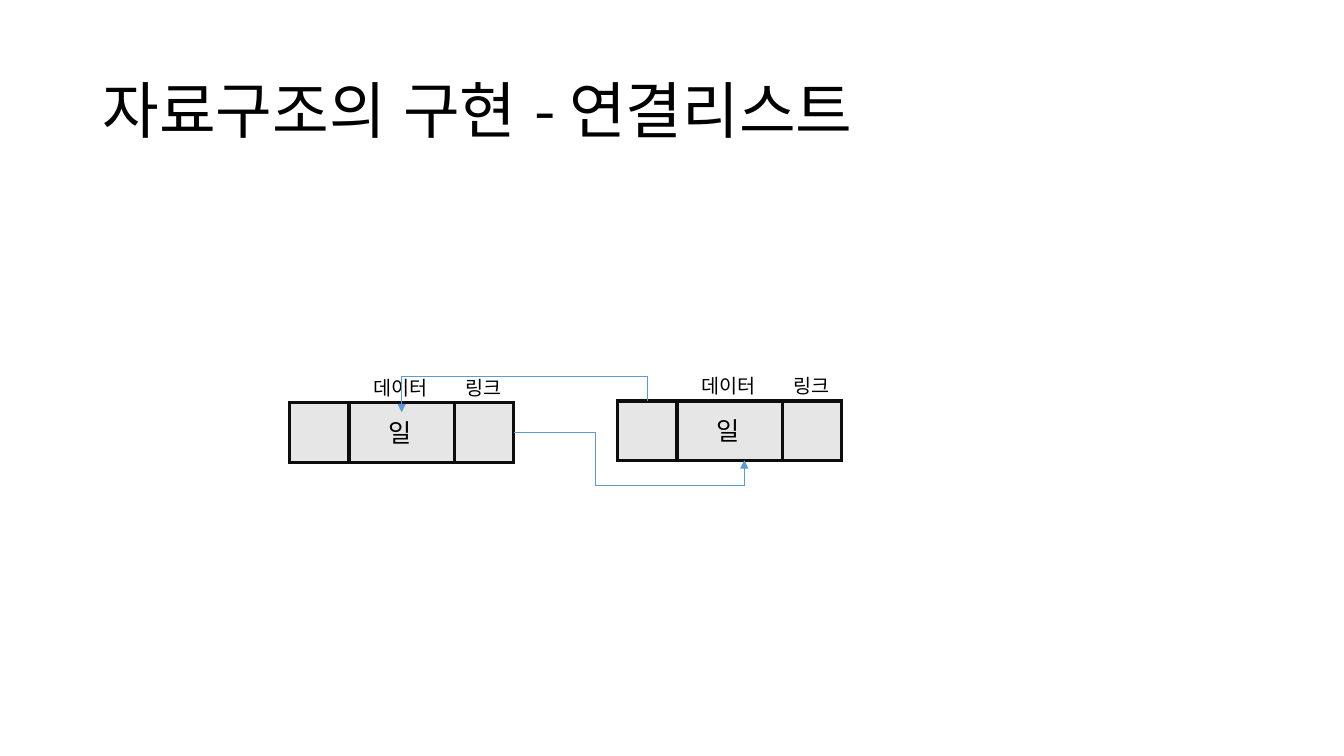
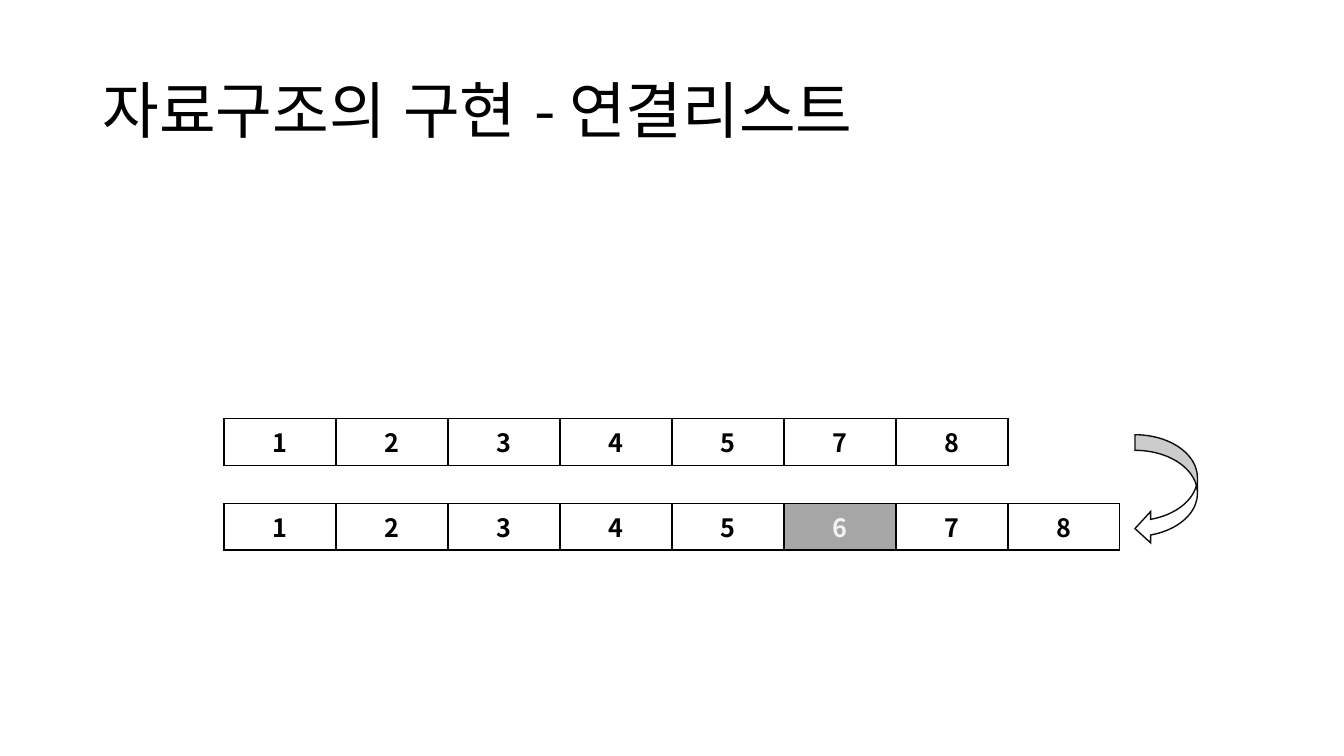
Before and after one commit to jjeong723/Study_note, a slide deck: slide 18 of 1st_study.pptx. Drawn at 1344x756 pixels with LibreOffice and Linux fonts; fonts in the diff are those of the drawing. Boxes give left, top, right and bottom in pixels: in the first picture for what was removed or moved away, otherwise in the second. Text is boxed around its words. In the diff, an @@ line names an element or a change of style, - is before the commit and + after.

```diff
--- a/1st_study.pptx
+++ b/1st_study.pptx
@@ elbow arrow removed from (647, 401) to (402, 412) @@
@@ table added at [224,418,1007,460], 1 rows, 7 columns @@
+1 | 2 | 3 | 4 | 5 | 7 | 8
@@ group removed at [289,376,514,463]: 3 rectangles, 3 texts @@
-일
-데이터
-링크
@@ group removed at [617,376,842,461]: 3 rectangles, 3 texts @@
-일
-데이터
-링크
@@ elbow arrow removed from (514, 433) to (744, 461) @@
@@ curved left arrow added at [1135,435,1198,544], fill #FFFFFF, outline #0D0D0D 1 pt @@
@@ table added at [224,503,1119,544], 1 rows, 8 columns @@
+1 | 2 | 3 | 4 | 5 | 6 | 7 | 8
```
Also in this commit, not shown: 1 other slide changed, 7 slides added.
